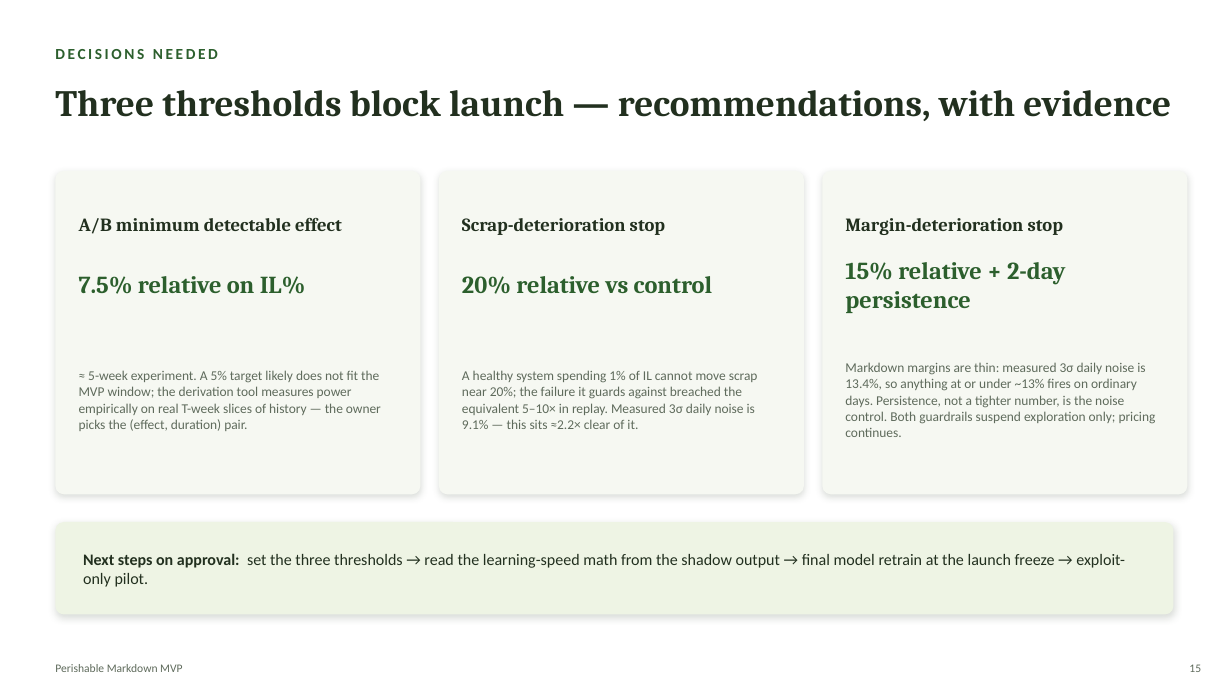
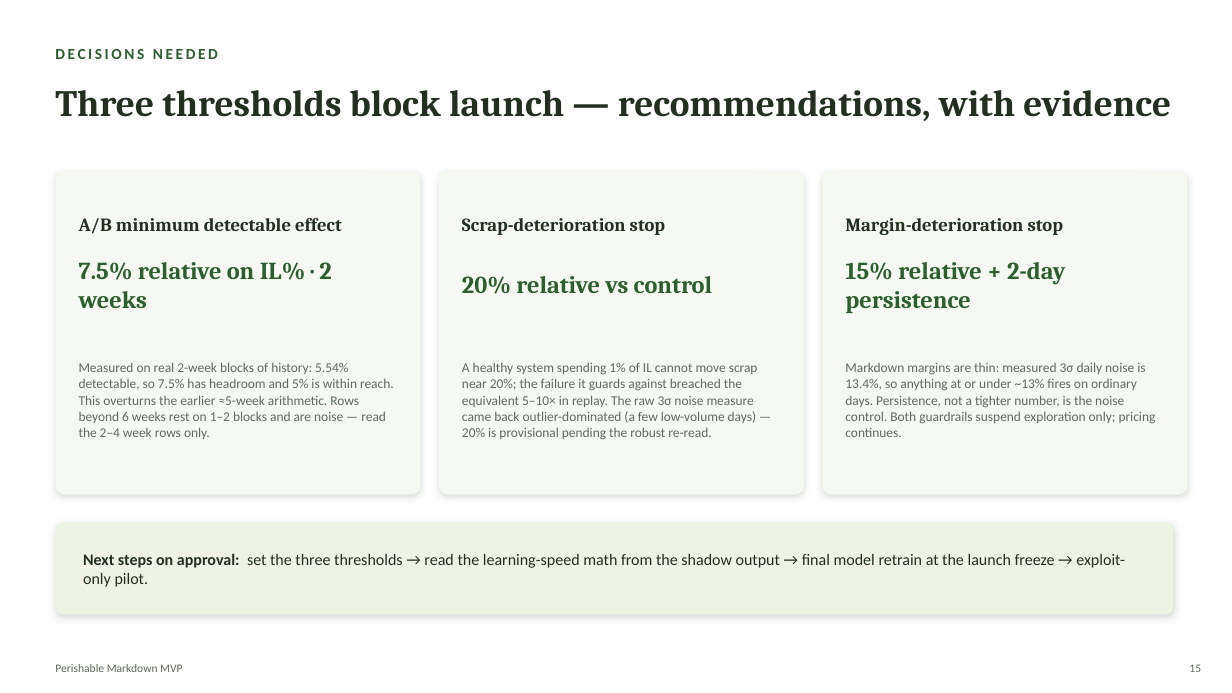
Before and after one commit to Kamalyunus/fresh-markdown, a slide deck: slide 15 of docs/perishable_markdown_tech_deck.pptx. Drawn at 1232x693 pixels with LibreOffice and Linux fonts; fonts in the diff are those of the drawing. Boxes give left, top, right and bottom in pixels: in the first picture for what was removed or moved away, otherwise in the second. Text is boxed around its words. In the diff, an @@ line names an element or a change of style, - is before the commit and + after.

```diff
--- a/docs/perishable_markdown_tech_deck.pptx
+++ b/docs/perishable_markdown_tech_deck.pptx
@@ text at bbox=[79, 262, 331, 308]: text changed @@
-7.5% relative on IL%
+7.5% relative on IL% · 2 weeks
@@ text at bbox=[79, 362, 394, 439]: text changed @@
-≈ 5-week experiment. A 5% target likely does not fit the MVP window; the derivation tool measures power empirically on real T-week slices of history — the owner picks the (effect, duration) pair.
+Measured on real 2-week blocks of history: 5.54% detectable, so 7.5% has headroom and 5% is within reach. This overturns the earlier ≈5-week arithmetic. Rows beyond 6 weeks rest on 1–2 blocks and are noise — read the 2–4 week rows only.
@@ text at bbox=[462, 362, 758, 440]: text changed @@
-A healthy system spending 1% of IL cannot move scrap near 20%; the failure it guards against breached the equivalent 5–10× in replay. Measured 3σ daily noise is 9.1% — this sits ≈2.2× clear of it.
+A healthy system spending 1% of IL cannot move scrap near 20%; the failure it guards against breached the equivalent 5–10× in replay. The raw 3σ noise measure came back outlier-dominated (a few low-volume days) — 20% is provisional pending the robust re-read.
```
Also in this commit, not shown: 2 other slides changed, 4 other files.
